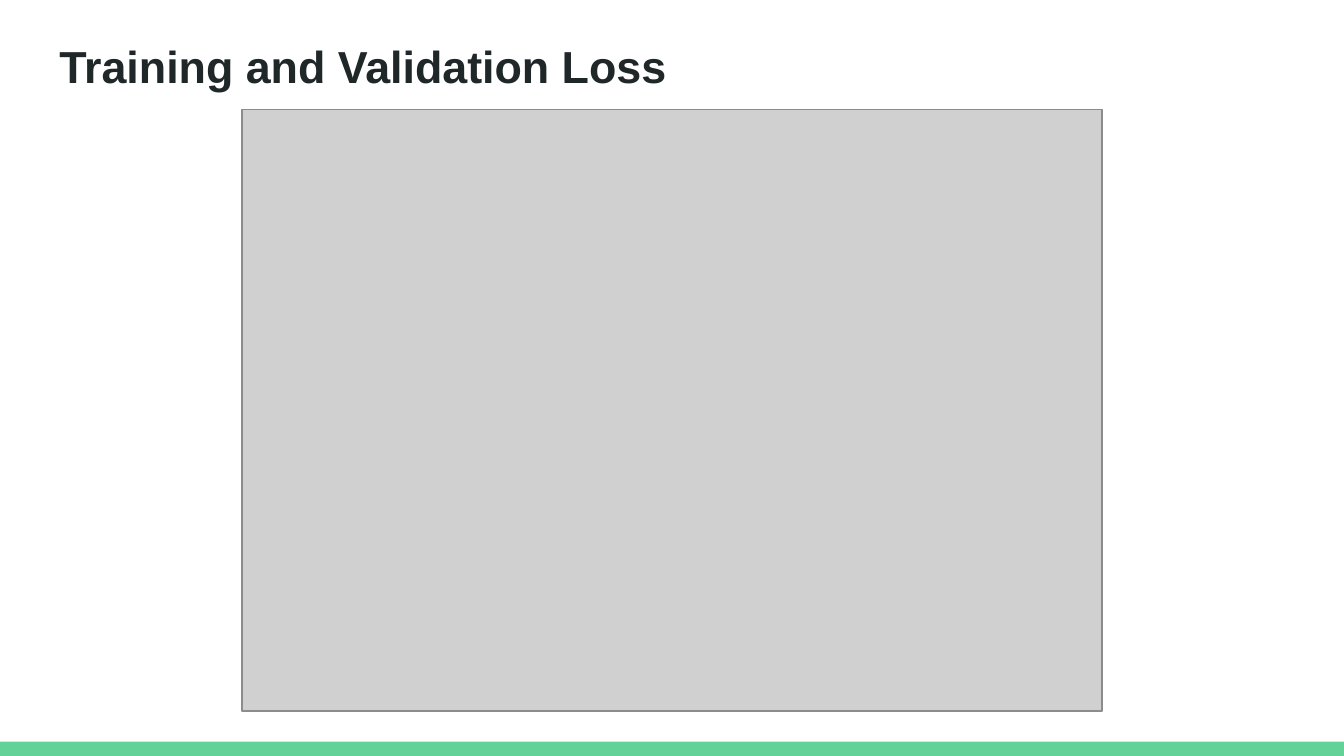
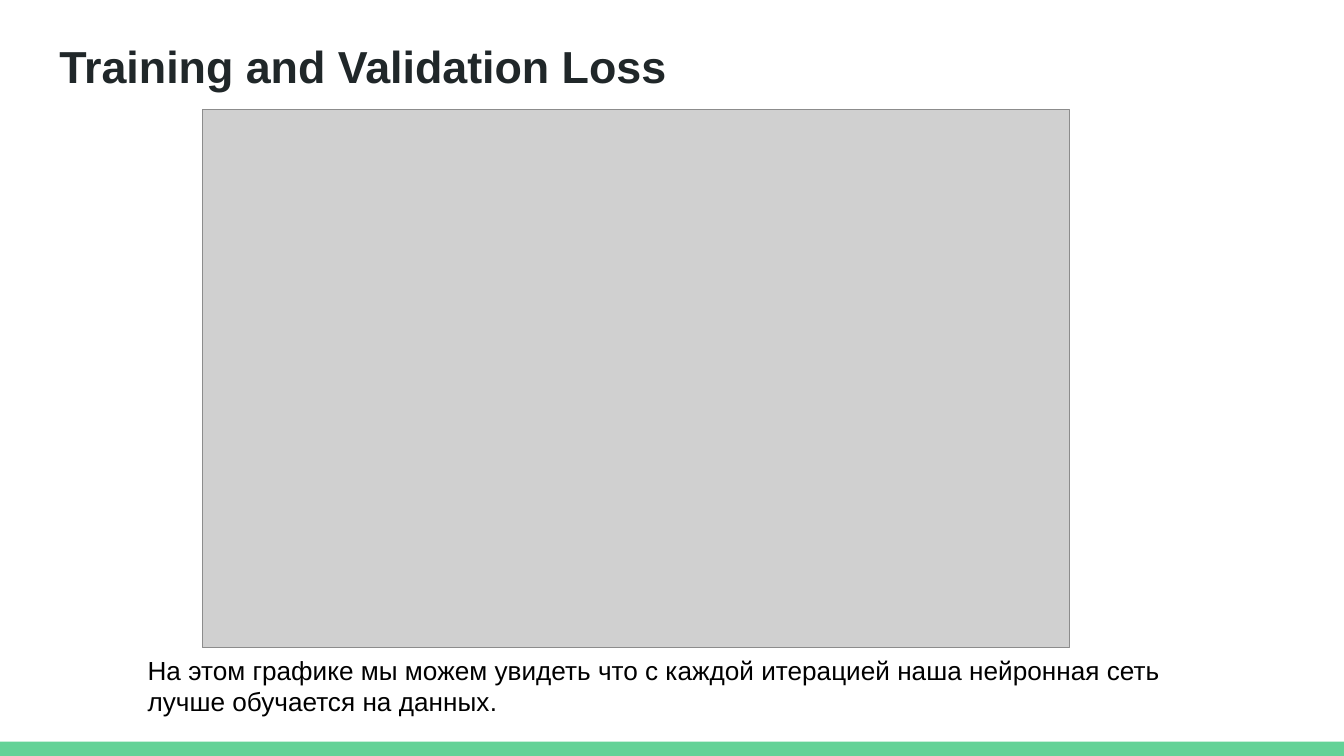
Before and after one commit to SamatKabdygaliKazakhstan/GreenPulseRNN_Samat_Kabdygali, a slide deck: slide 7 of GreenPulseRNN_Samat Kabdygali.pptx. Drawn at 1344x756 pixels with LibreOffice and Linux fonts; fonts in the diff are those of the drawing; grey boxes stand for pictures. Boxes give left, top, right and bottom in pixels: in the first picture for what was removed or moved away, otherwise in the second. Text is boxed around its words. In the diff, an @@ line names an element or a change of style, - is before the commit and + after.

```diff
--- a/GreenPulseRNN_Samat Kabdygali.pptx
+++ b/GreenPulseRNN_Samat Kabdygali.pptx
@@ picture: place and size @@
-picture at box(242, 110, 1102, 712)
+picture at box(202, 110, 1068, 648)
@@ text added at box(148, 660, 1159, 717), 14 pt, text #000000 @@
+На этом графике мы можем увидеть что с каждой итерацией наша нейронная сеть лучше обучается на данных.
```
Also in this commit, not shown: 4 other slides changed, 2 slides added, 3 slides removed.
